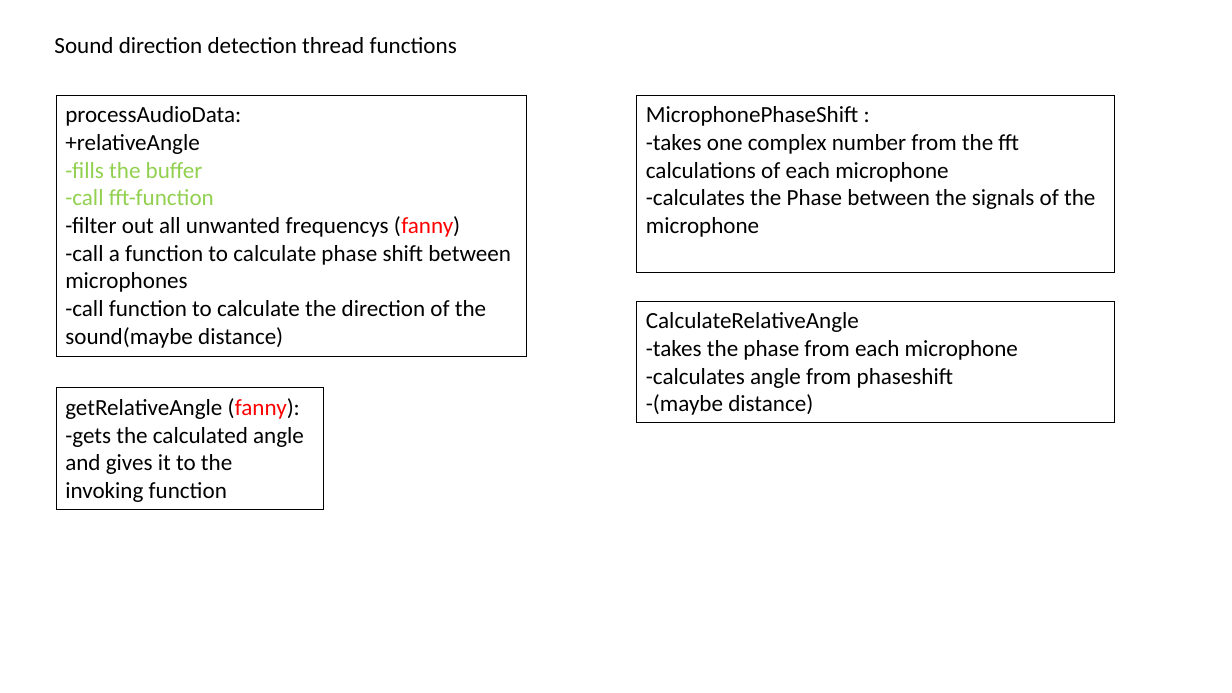
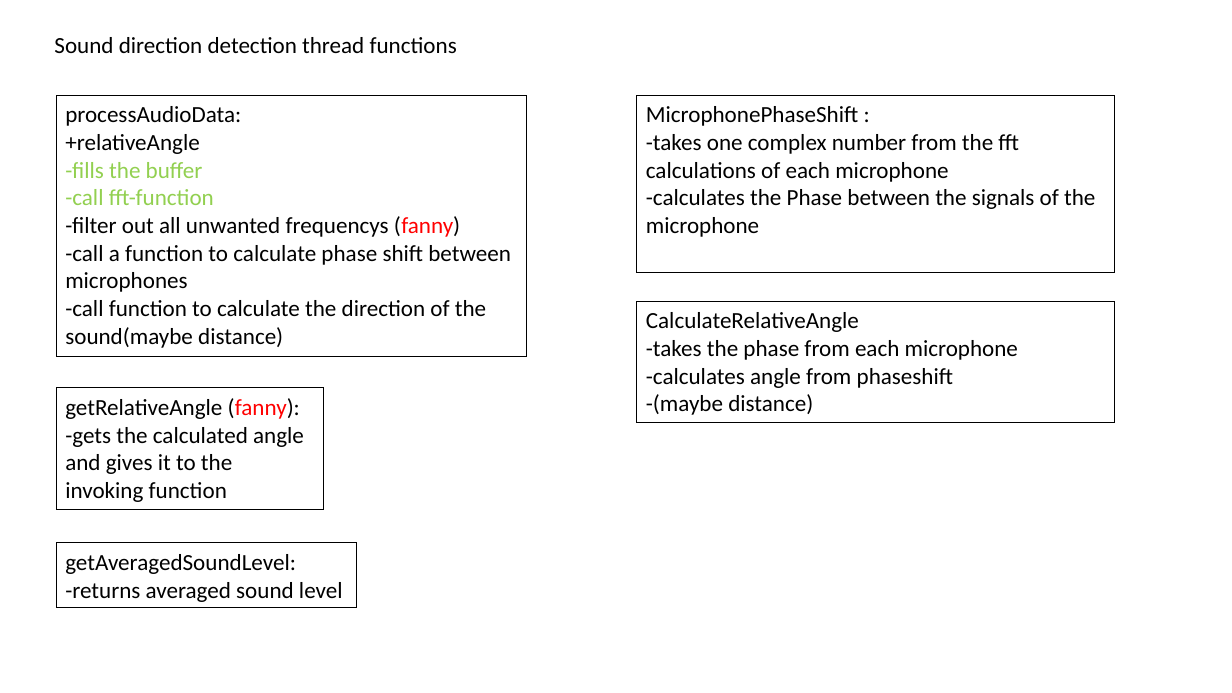
Before and after one commit to micht1/MicroinformaticsProject, a slide deck: slide 2 of ProjectDescribtions/MicroinformaticProgrammDescribtion.pptx. Drawn at 1232x693 pixels with LibreOffice and Linux fonts; fonts in the diff are those of the drawing. Boxes give left, top, right and bottom in pixels: in the first picture for what was removed or moved away, otherwise in the second. Text is boxed around its words. In the diff, an @@ line names an element or a change of style, - is before the commit and + after.

```diff
--- a/ProjectDescribtions/MicroinformaticProgrammDescribtion.pptx
+++ b/ProjectDescribtions/MicroinformaticProgrammDescribtion.pptx
@@ rectangle added at box(56, 543, 357, 608), outline #000000 0.75 pt, 18 pt, text #000000 @@
+getAveragedSoundLevel:
+-returns averaged sound level
```
Also in this commit, not shown: 1 other slide changed, 2 slides added.
